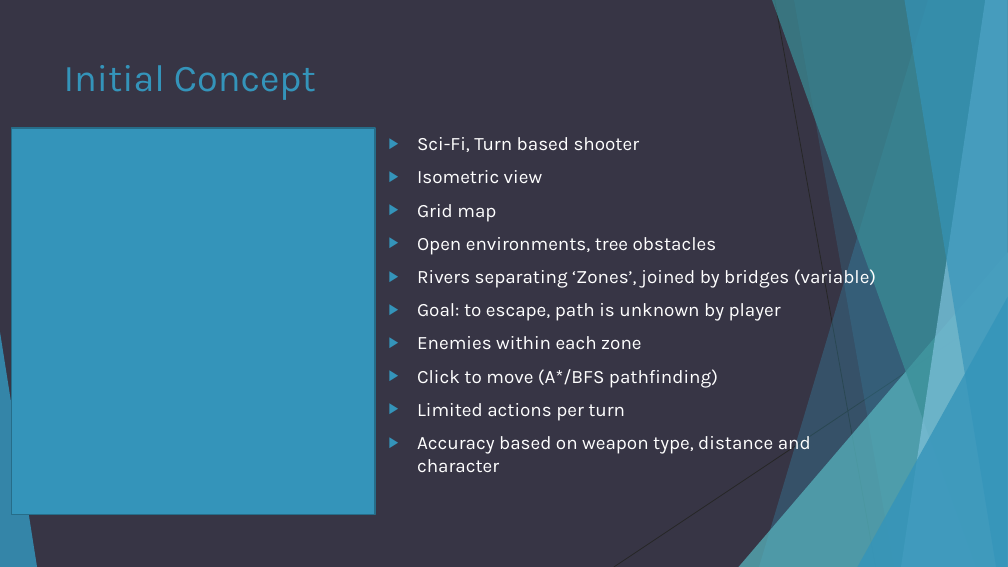
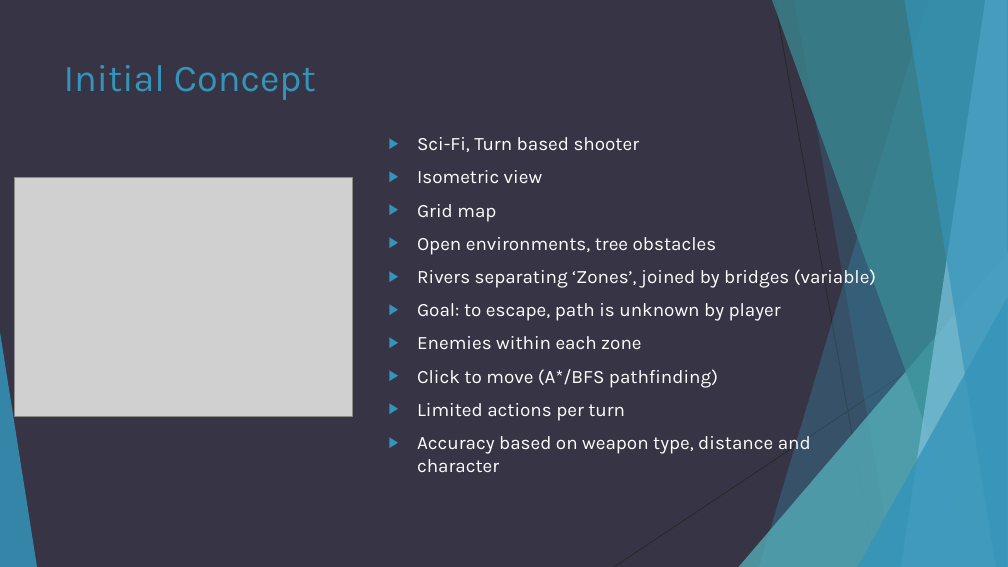
Before and after one commit to Steveo5/OneContribution, a slide deck: slide 4 of presentation.pptx. Drawn at 1008x567 pixels with LibreOffice and Linux fonts; fonts in the diff are those of the drawing; grey boxes stand for pictures. Boxes give left, top, right and bottom in pixels: in the first picture for what was removed or moved away, otherwise in the second. Text is boxed around its words. In the diff, an @@ line names an element or a change of style, - is before the commit and + after.

Commit message:
ppt

```diff
--- a/presentation.pptx
+++ b/presentation.pptx
@@ rectangle removed at box(11, 128, 375, 514) @@
@@ picture added at box(14, 178, 352, 417) @@
```
Also in this commit, not shown: 2 slides added, 1 slide removed.
